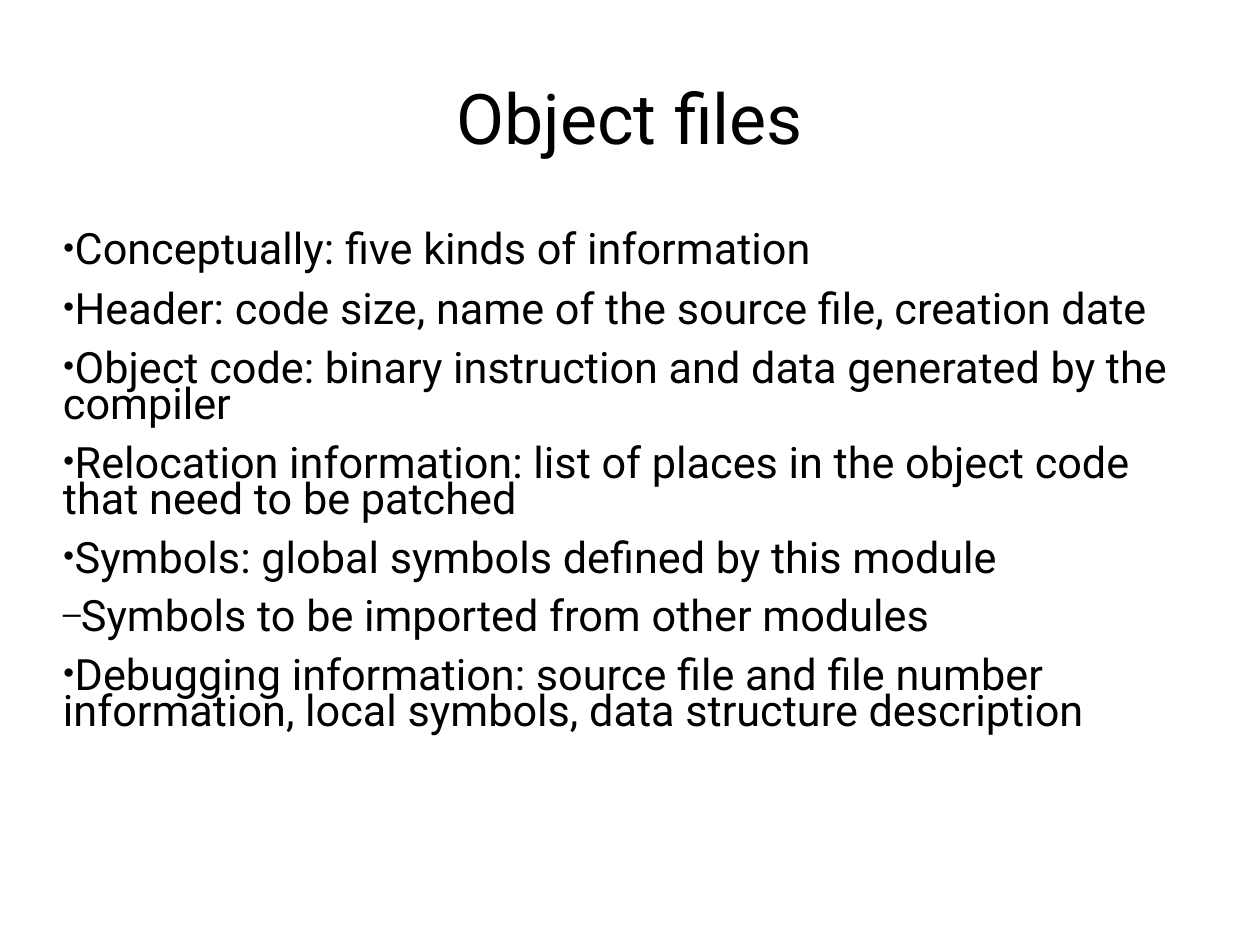
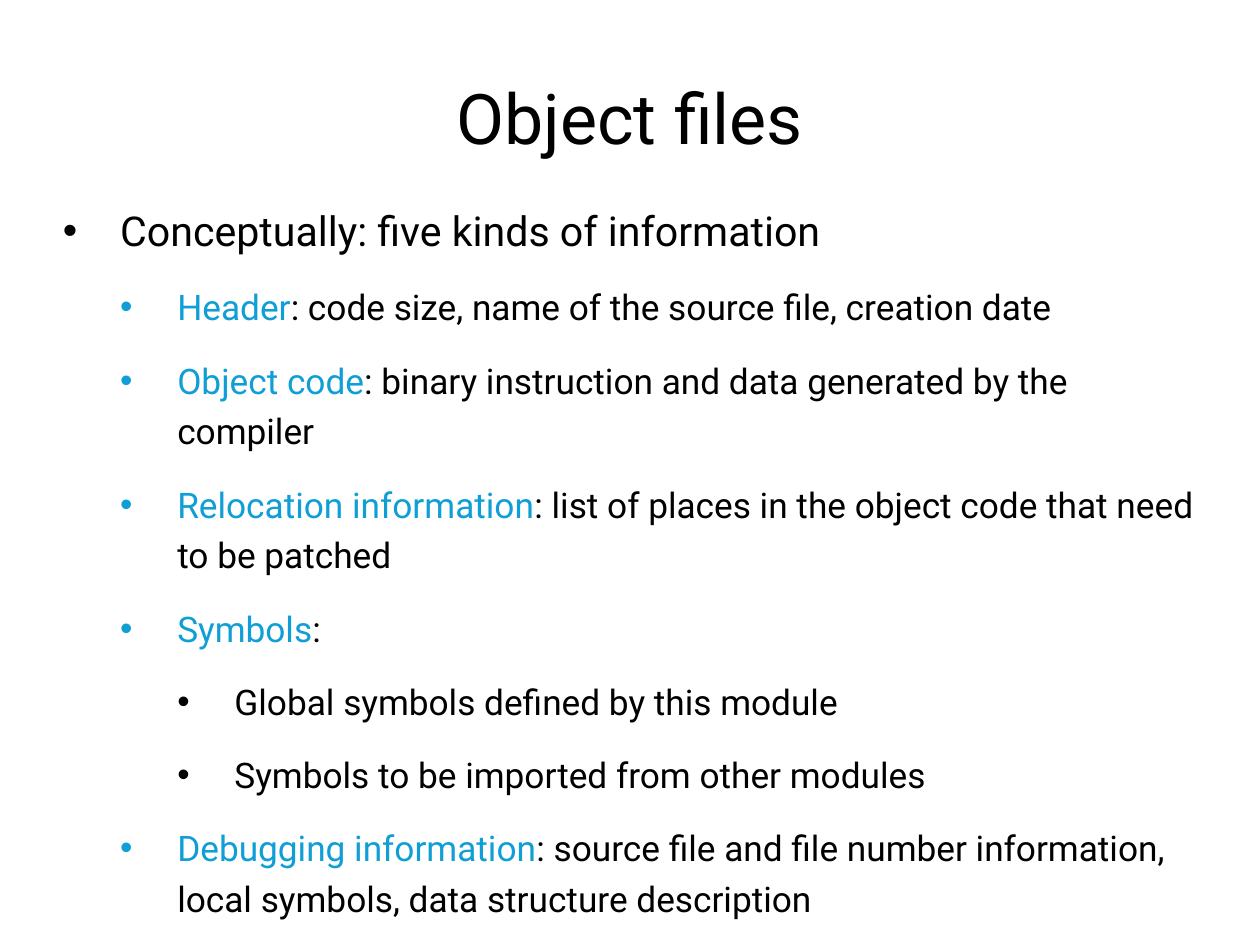
Before and after one commit to antonburtsev/cs5460, a slide deck: slide 70 of lectures/lecture05-linking-and-loading/lecture05-linking-and-loading.pptx. Drawn at 1260x945 pixels with LibreOffice and Linux fonts; fonts in the diff are those of the drawing. Boxes give left, top, right and bottom in pixels: in the first picture for what was removed or moved away, otherwise in the second. Text is boxed around its words. In the diff, an @@ line names an element or a change of style, - is before the commit and + after.

```diff
--- a/lectures/lecture05-linking-and-loading/lecture05-linking-and-loading.pptx
+++ b/lectures/lecture05-linking-and-loading/lecture05-linking-and-loading.pptx
@@ text "Conceptually: five kinds of information": place and size @@
-text "Conceptually: five kinds of information" at (63, 231, 1167, 736)
+text "Conceptually: five kinds of information" at (120, 214, 1193, 913)
@@ text at (120, 214, 1193, 913): size 27.2 to 25.9 pt in "Conceptually: five kinds of information"; size 27.2 to 22.2 pt in "Header: code size, name of the source ...", "Object code: binary instruction and data generated ...", "Relocation information: list of places in the ...", "Symbols to be imported from other modules" and 1 more places; text colour #000000 to #0F9ED5 in "Header:", "Object code:", "Relocation information:", "Debugging information:"; bullet ● to •; line spacing 1 to 1.2; list level 2 to 3 in "Header: code size, name of ..."; line spacing 0.7 to 1.2; list level 2 to 3 in "Object code: binary instruction and ..."; list level 2 to 3 in "Relocation information: list of places ..."; bullet – to •; list level 3 to 5 in "Symbols to be imported from ..."; list level 2 to 3 in "Debugging information: source file and ..." @@
@@ text at (177, 615, 837, 723): text changed; size 27.2 to 22.2 pt @@
-  ● Symbols: global symbols defined by this module
+    • Symbols:
+      • Global symbols defined by this module
```
Also in this commit, not shown: 42 other slides changed, 2 slides added, 2 slides removed, 2 other files.
